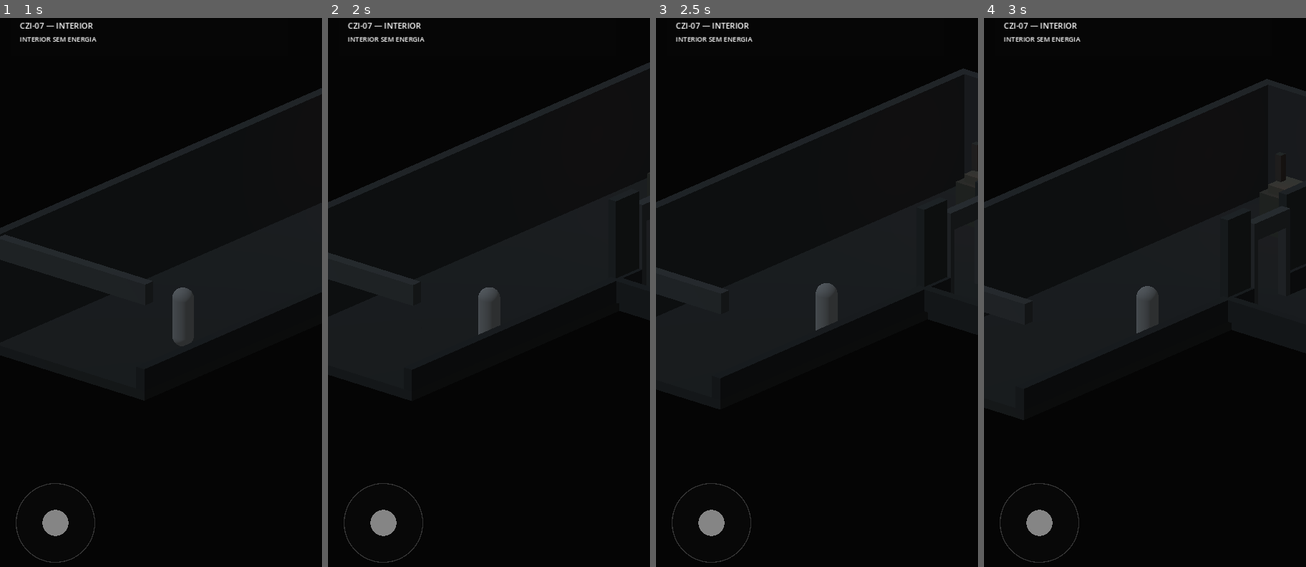
Above: before the commit, frames 1-4 (left to right).
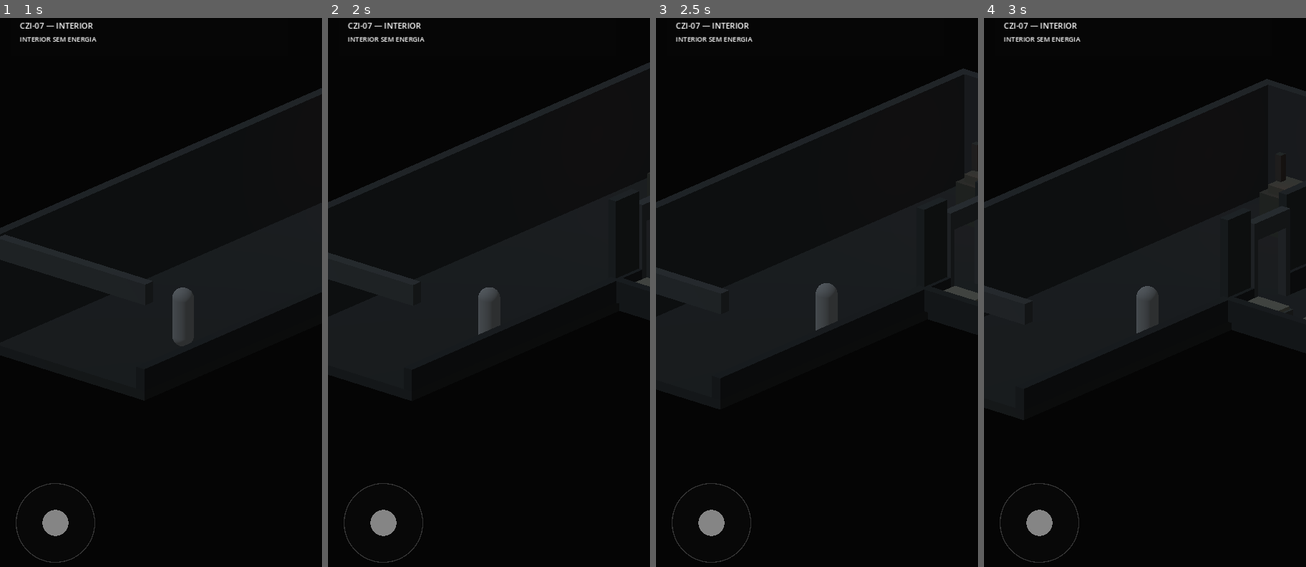
Above: after the commit, the same moments.

Repository: Surgaj/Protocol-Zero
Game: Godot game, scene res://scenes/vertical_slice/czi07_base.tscn
The game is run twice, just before and just after one commit, with the same random seed, the same clock (stepped at 60 frames per second) and the same inputs. This scene is started directly instead of the project's main scene.
Inputs (mouse positions are in pixels of both pictures, inside the frame that each line leads up to):
- Up to frame 1 (1 s): tap Enter at 0.5 s; move the mouse to (231, 265) at 0.52 s; hold D (move_right) from 0.53 s (still down); click (231, 265) at 0.67 s
- Up to frame 2 (2 s): release D (move_right) at 1.25 s; drag from (424, 319) to (472, 407) at 1.27 s
- Up to frame 3 (2.5 s): move the mouse to (849, 166) at 2.02 s; hold D (move_right) from 2.03 s (still down)
- Up to frame 4 (3 s): release D (move_right) at 2.75 s; drag from (1128, 407) to (1048, 204) at 2.77 s

Frame 1 is identical in both runs. In frame 2, less than 0.1% of the frame differs, in the area x 95-100%, y 9-49%; in frame 3, 0.1%; in frame 4, 0.2%, in the area x 82-100%, y 50-55%.

Commit message:
Attach four-beds decision to persistent CZI-07

Diff:
--- a/godot/scenes/vertical_slice/czi07_base.tscn
+++ b/godot/scenes/vertical_slice/czi07_base.tscn
@@ -1,6 +1,7 @@
-[gd_scene load_steps=2 format=3]
+[gd_scene load_steps=3 format=3]
 
 [ext_resource path="res://scripts/vertical_slice/czi07_base.gd" type="Script" id="1_czi07"]
+[ext_resource path="res://scripts/vertical_slice/dormitory_decision.gd" type="Script" id="2_dormitory"]
 
 [node name="CZI07Base" type="Node3D"]
 script = ExtResource("1_czi07")
@@ -10,3 +11,6 @@
 light_color = Color(0.46, 0.50, 0.54, 1)
 light_energy = 0.48
 shadow_enabled = false
+
+[node name="DormitoryDecision" type="Node" parent="."]
+script = ExtResource("2_dormitory")
